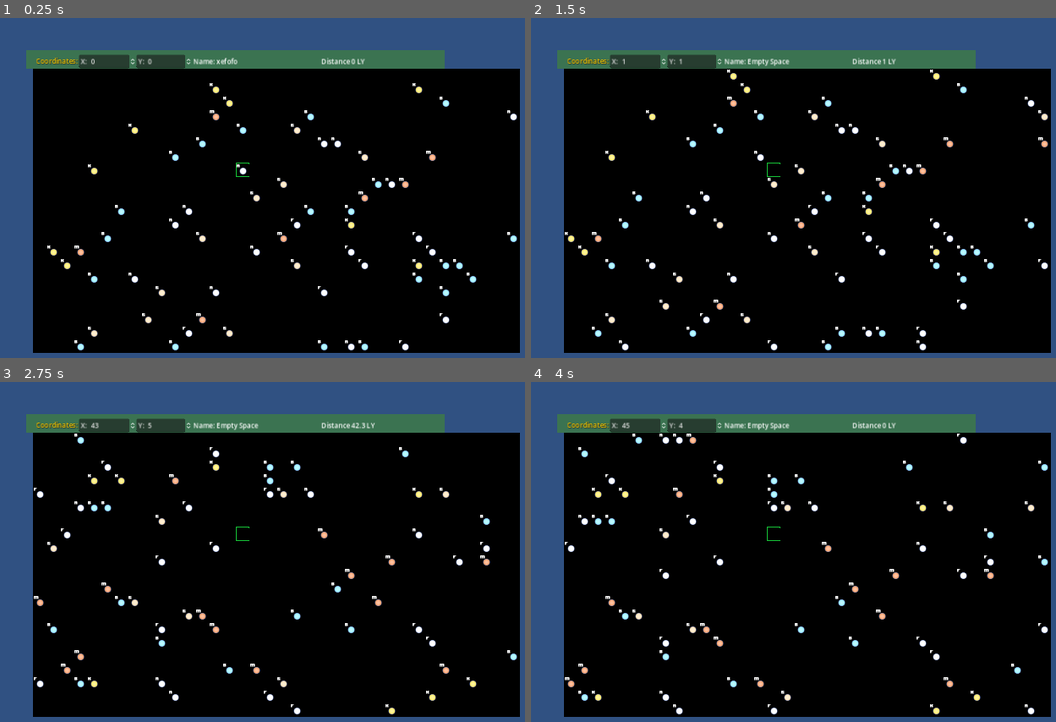
Above: before the commit, frames 1-4 (two rows, left to right).
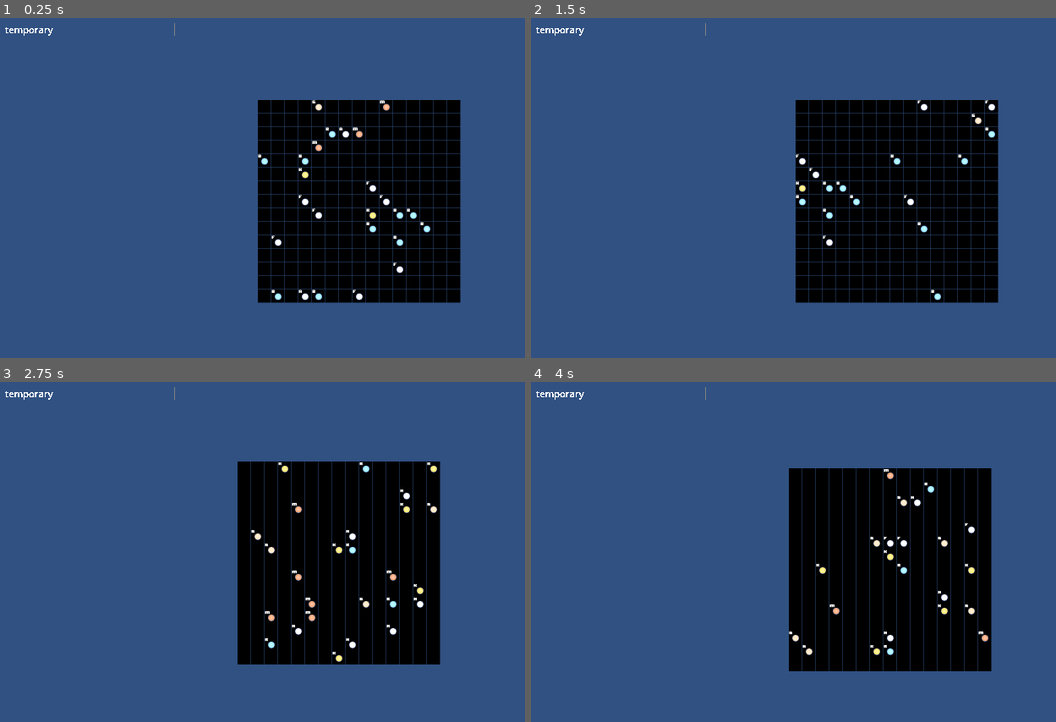
Above: after the commit, the same moments.

Repository: jamesfoxbr/Starmap
Game: Godot game, scene res://scenes/starmap.tscn
Two runs of this game, one before a commit and one after it. Both use one fixed random seed, a clock stepped at 60 frames per second and the inputs below.
Inputs (mouse positions are in pixels of both pictures, inside the frame that each line leads up to):
- Up to frame 1 (0.25 s): no input
- Up to frame 2 (1.5 s): tap Enter (ui_accept) at 0.5, 0.77, 1.07 s; move the mouse to (1003, 188) at 0.52 s; hold Right (ui_right) 0.53-1.28 s; tap C (current) at 0.6 s; tap D (destine) at 0.8, 1.35 s; move the mouse to (720, 225) at 1.27 s; hold Down (ui_down) from 1.28 s (still down)
- Up to frame 3 (2.75 s): tap Enter (ui_accept) at 1.52, 1.82, 2.3 s; tap Shift (scroll_fast) at 1.55 s; move the mouse to (393, 487) at 2.02 s; release Down (ui_down) at 2.03 s; hold Right (ui_right) from 2.03 s (still down); hold Shift (scroll_fast) from 2.03 s (still down)
- Up to frame 4 (4 s): move the mouse to (825, 647) at 2.77 s; release Right (ui_right) at 2.78 s; release Shift (scroll_fast) at 2.78 s; hold Up (ui_up) 2.78-3.53 s; tap Enter (ui_accept) at 2.85, 3.02, 3.32, 3.77 s; tap C (current) at 3.05, 3.6 s; move the mouse to (outside the picture) at 3.52 s; hold Left (ui_left) from 3.53 s (still down); tap D (destine) at 3.8 s

The runs differ from the first frame. In frame 1, 63% of the frame differs, in the area x 0-100%, y 1-99%; in frame 2, 63%; in frame 3, 62%; in frame 4, 61%.

Commit message:
change camera modes
changed camera mode and star generation style

Diff:
--- /dev/null
+++ b/scenes/Interface.tscn
@@ -0,0 +1,17 @@
+[gd_scene format=3 uid="uid://if0lunkyuynv"]
+
+[node name="Interface" type="Control"]
+layout_mode = 3
+anchors_preset = 15
+anchor_right = 1.0
+anchor_bottom = 1.0
+grow_horizontal = 2
+grow_vertical = 2
+
+[node name="Cell_number" type="RichTextLabel" parent="."]
+offset_left = -3800.0
+offset_top = -2178.0
+offset_right = -1795.0
+offset_bottom = -2028.0
+theme_override_font_sizes/normal_font_size = 110
+text = "temporary"
--- a/scenes/main_camera.tscn
+++ /dev/null
@@ -1,8 +0,0 @@
-[gd_scene load_steps=2 format=3 uid="uid://b3w3pu6eea4ov"]
-
-[ext_resource type="Script" path="res://scenes/Main_camera.gd" id="1_j66yl"]
-
-[node name="Main_camera" type="Camera2D"]
-position = Vector2(480, 271)
-zoom = Vector2(1.669, 1.669)
-script = ExtResource("1_j66yl")
--- a/scenes/starmap.tscn
+++ b/scenes/starmap.tscn
@@ -1,9 +1,8 @@
-[gd_scene load_steps=7 format=3 uid="uid://b3ssti6dvbpr7"]
+[gd_scene load_steps=6 format=3 uid="uid://b3ssti6dvbpr7"]
 
 [ext_resource type="Texture2D" uid="uid://c0qc02mpx5opd" path="res://sprites/Stars.png" id="1_4aluo"]
 [ext_resource type="Script" path="res://scripts/starmap.gd" id="1_lu80u"]
-[ext_resource type="Script" path="res://scripts/Input_x.gd" id="3_avlru"]
-[ext_resource type="Texture2D" uid="uid://ch57ncosjtdjf" path="res://sprites/icon.png" id="5_82e1q"]
+[ext_resource type="Script" path="res://scripts/Camera.gd" id="5_npai1"]
 
 [sub_resource type="TileSetAtlasSource" id="TileSetAtlasSource_hd1a0"]
 texture = ExtResource("1_4aluo")
@@ -81,70 +80,11 @@
 script = ExtResource("1_lu80u")
 
 [node name="StarGrid" type="TileMap" parent="."]
-position = Vector2(1, 39)
 tile_set = SubResource("TileSet_b02yl")
 cell_quadrant_size = 32
 format = 2
 
-[node name="ColorRect" type="ColorRect" parent="StarGrid"]
-offset_left = -17.0
-offset_top = -45.0
-offset_right = 974.0
-color = Color(0.231373, 0.45098, 0.317647, 1)
-
-[node name="Text" type="RichTextLabel" parent="StarGrid"]
-offset_left = 6.0
-offset_top = -31.0
-offset_right = 516.0
-offset_bottom = 7.0
-theme_override_colors/default_color = Color(0.917647, 0.768627, 0, 1)
-theme_override_colors/font_shadow_color = Color(0.14902, 0.14902, 0.14902, 1)
-theme_override_font_sizes/normal_font_size = 16
-theme_override_font_sizes/bold_font_size = 0
-text = "Coordinates:"
-
-[node name="Star_Names" type="RichTextLabel" parent="StarGrid"]
-offset_left = 378.0
-offset_top = -30.0
-offset_right = 707.0
-offset_bottom = 10.0
-text = "Name: Alguma coisa"
-
-[node name="Input_x" type="SpinBox" parent="StarGrid"]
-offset_left = 108.0
-offset_top = -34.0
-offset_right = 243.0
-offset_bottom = -3.0
-min_value = -100000.0
-max_value = 100000.0
-update_on_text_changed = true
-prefix = "X: "
-select_all_on_focus = true
-script = ExtResource("3_avlru")
-
-[node name="Input_y" type="SpinBox" parent="StarGrid"]
-offset_left = 244.0
-offset_top = -34.0
-offset_right = 375.0
-offset_bottom = -3.0
-min_value = -100000.0
-max_value = 100000.0
-update_on_text_changed = true
-prefix = "Y: "
-select_all_on_focus = true
-script = ExtResource("3_avlru")
-
-[node name="Target" type="Sprite2D" parent="."]
-position = Vector2(496.5, 277.5)
-scale = Vector2(0.257812, 0.257812)
-texture = ExtResource("5_82e1q")
-
-[node name="lightyears" type="RichTextLabel" parent="."]
-offset_left = 682.0
-offset_top = 9.0
-offset_right = 954.0
-offset_bottom = 38.0
-text = "LightYears"
-
-[node name="Camera2D" type="Camera2D" parent="."]
-position = Vector2(694, 366)
+[node name="MainCamera" type="Camera2D" parent="."]
+position = Vector2(802, 446)
+scale = Vector2(0.2, 0.2)
+script = ExtResource("5_npai1")
--- /dev/null
+++ b/scripts/Camera.gd
@@ -0,0 +1,17 @@
+extends Camera2D
+
+var cell_number = load("res://scenes/Interface.tscn")
+@onready var tilemap = get_node("../StarGrid")
+
+func _ready():
+	pass
+
+func  _unhandled_input(event):
+	if event is InputEventMouseMotion:
+		if event.button_mask == MOUSE_BUTTON_MASK_MIDDLE:
+			position -= event.relative * zoom
+
+func _process(delta):
+	var cell_total = tilemap.get_used_cells(0).size()
+	var instance = cell_number.instantiate()
+	add_child(instance)
--- a/scripts/starmap.gd
+++ b/scripts/starmap.gd
@@ -1,100 +1,88 @@
 extends Node2D
 
-var map_x: int = 0			# Use this  variable to define start coordinates.
-var map_y: int = 0			# Use this  variable to define start coordinates.
+var my_seed: float = 2			# Universe generation seed
+var star_chance: int = 10		# Chance of star generation per square. Read 10 like 10% for example.
 
-var my_seed: int = 2		# Universe generation seed
-var move_speed: int = 1		# Map movement speed when arrows or WASD is pressed
-var star_chance: int = 10	# Chance of star generation per square. Read 10 like 10% for example.
+@onready var camera = $MainCamera
+@onready var tilemap = $StarGrid
 
-var box_x: int = 0			# Shows the current X coordinate in the X SpinBox
-var box_y:int = 0			# Shows the current y coordinate in the y SpinBox
 
-var current_x: int = 0
-var current_y: int = 0
-var destine_x: int = 0
-var destine_y: int = 0
+var camera_pos_x: float
+var camera_pos_y: float
 
-func  _ready():
-	pass
+@export var grid_size: int = 20
+@export var map_screen_align_x = -296
+@export var map_screen_align_y = -398
 
 @warning_ignore("unused_parameter")
 func _process(delta):
-	move_screen()
-	generate_stars()
-	star_name_generator()
-	coordinates_controller()
-	ly_calculator()
+
+	pan_screen()			# make middle mouse button pan the screen
+	move_screen(delta)			# Make arrows move the screen
+	generate_stars()		# Creates cells in the tilemap when it enters the map area
+	delete_stars()			# Removes cells from the tilemap when it leaves the map area
+
+
+
+
+func generate_stars():
+	for i in grid_size:
+		for j in grid_size:
+			seed((floor(camera_pos_x + i)) * (floor(camera_pos_y + j))) # Make a fixed seed based on coordinates
+			if rand100() < star_chance:									# Check for the for stars in each square
+				var random_tile = randf_range(1,7)						# Chooses a random tile if a star exists
+				var tile = Vector2(camera_pos_x + i, camera_pos_y + j)
+				var get_tile = Vector2(random_tile,0)
+				tilemap.set_cell(0, tile, 0, get_tile)
+			else:
+				#this is the result if there is no star and the tile choose will be empty tile.
+				tilemap.set_cell(0, Vector2(camera_pos_x + i, camera_pos_y + j), 0, Vector2(7, 0))
+
+
+func delete_stars():
+	# This loop deletes de cells/tiles when it leaves the area choose in the grid_size variable (see above)
+	for i in grid_size + 5:
+		for j in grid_size + 5:
+			tilemap.erase_cell(0, Vector2(camera_pos_x + i - grid_size, camera_pos_y + j))
+			tilemap.erase_cell(0, Vector2(camera_pos_x + i + grid_size, camera_pos_y + j))
+			tilemap.erase_cell(0, Vector2(camera_pos_x + i, camera_pos_y + j - grid_size))
+			tilemap.erase_cell(0, Vector2(camera_pos_x + i, camera_pos_y + j + grid_size))
 
 func rand100():
 	var random100: int = floor(randf_range(1,100))
 	return random100
 
-func generate_stars():
-	# Function to fill the screen with procedural generated tiles
-	for i in 36:
-		for j in 21:
-			seed((floor(j + map_y)) * (floor(i + map_x)))
-			if rand100() < star_chance:
-				var random_tile = randf_range(1,7)
-				var tile = Vector2(i, j)
-				var get_tile = Vector2(random_tile,0)
-				$StarGrid.set_cell(0, tile, 0, get_tile)
-			else:
-				$StarGrid.set_cell(0, Vector2(i,j), 0, Vector2(7, 0))
+func pan_screen():
+	# moves screen with middle mouse button
+	camera_pos_x = (camera.position.x + map_screen_align_x) / 32 #This last number  is to adjust the grid with the camera position
+	camera_pos_y = (camera.position.y + map_screen_align_y) / 32 #This last number  is to adjust the grid with the camera position
 
-func coordinates_controller():
-	# gets what someone write in the spinbox X & Y and change to this coordinate
-	box_x = $StarGrid/Input_x.value
-	if Input.is_action_just_pressed("ui_accept"):
-		map_x = box_x
+func move_screen(delta):
+	var move_speed: float = 320
 
-	box_y = $StarGrid/Input_y.value
-	if Input.is_action_just_pressed("ui_accept"):
-		map_y = box_y
+	if Input.is_action_pressed("scroll_fast"):
+		move_speed *= 8
 
-func move_screen():
-	# The scree is not really moving this is just a trick. The entire code just change the rpocedural tiles
-	# to the side based in fake X and Y coordinates. The screen is all time static.
-	if Input.is_action_pressed("scroll_fast"):
-		if Input.is_action_pressed("ui_up"):
-			map_y -= move_speed
-			$StarGrid/Input_y.value = map_y
-		if Input.is_action_pressed("ui_down"):
-			map_y += move_speed
-			$StarGrid/Input_y.value = map_y
-		if Input.is_action_pressed("ui_right"):
-			map_x += move_speed
-			$StarGrid/Input_x.value = map_x
-		if Input.is_action_pressed("ui_left"):
-			map_x -= move_speed
-			$StarGrid/Input_x.value = map_x
-	else:
-		if Input.is_action_just_pressed("ui_up"):
-			map_y -= move_speed
-			$StarGrid/Input_y.value = map_y
-		if Input.is_action_just_pressed("ui_down"):
-			map_y += move_speed
-			$StarGrid/Input_y.value = map_y
-		if Input.is_action_just_pressed("ui_right"):
-			map_x += move_speed
-			$StarGrid/Input_x.value = map_x
-		if Input.is_action_just_pressed("ui_left"):
-			map_x -= move_speed
-			$StarGrid/Input_x.value = map_x
+	if Input.is_action_pressed("ui_up"):
+		camera.position.y -= move_speed * delta
+	if Input.is_action_pressed("ui_down"):
+		camera.position.y += move_speed * delta
+	if Input.is_action_pressed("ui_right"):
+		camera.position.x += move_speed * delta
+	if Input.is_action_pressed("ui_left"):
+		camera.position.x -= move_speed * delta
 
 func star_name_generator():
 	# There is a bug in some part of the code for star generation I think where soemtimes one star hae no name
 	# and sometimes a empty area have a star name. This happen just sometimes is rare but annoying.
-	var cell_coord = $StarGrid.get_cell_atlas_coords(0,Vector2(15,7))
-	if cell_coord != $StarGrid.get_cell_atlas_coords(0,Vector2(0,7)):
+	var cell_coord = tilemap.get_cell_atlas_coords(0,Vector2(15,7))
+	if cell_coord != tilemap.get_cell_atlas_coords(0,Vector2(0,7)):
 		$StarGrid/Star_Names.text = "Name: " + generate_name(1, false) + " " + generate_name(2, true)
 	else:
 		$StarGrid/Star_Names.text = "Name: Empty Space"
 
 func generate_name(this_seed, random):
 	# Generate individual words to be used in the star_name_generator() or other places.
-
 	var char1 = ["c","d","l","m","n","p","r","s","t","h","b","f","g","j","k","v","w","x","y","z","q","cr","ch","fr","gr","pr","ph","st","str","sh","sp","sk","sl","tr","th","wh"]
 	var char2 = ["a","e","i","o"]
 	var store_name = []
@@ -102,28 +90,16 @@
 
 	if random == true:
 		if rand100() < 20:
-			seed(my_seed * floor(map_x) * floor(map_y) + this_seed)
+			seed(my_seed * floor(camera_pos_x) * floor(camera_pos_y) + this_seed)
 			for i in randf_range(1, 4):
 				store_name.push_back(char1.pick_random() + char2.pick_random())
-				seed(my_seed * floor(map_x * i) * floor(map_y * i))
+				seed(my_seed * floor(camera_pos_x * i) * floor(camera_pos_y * i))
 	else:
 		for i in randf_range(1, 4):
 				store_name.push_back(char1.pick_random() + char2.pick_random())
-				seed(my_seed * floor(map_x * i) * floor(map_y * i))
+				seed(my_seed * floor(camera_pos_x * i) * floor(camera_pos_y * i))
 
 	for i in range(0,store_name.size()):
 		complete += store_name[i]
 
 	return complete
-
-func ly_calculator():
-	if Input.is_action_just_pressed("current"): # current is key "c" on the keyboard
-		current_x = map_x
-		current_y = map_y
-#	if Input.is_action_just_pressed("destine"):
-#		destine_x = map_x
-#		destine_y = map_y
-
-	var ly_distance = snapped(Vector2(current_x, current_y).distance_to(Vector2(map_x, map_y)) ,0.01)
-
-	$lightyears.text = "Distance " + str(ly_distance) + " LY"
